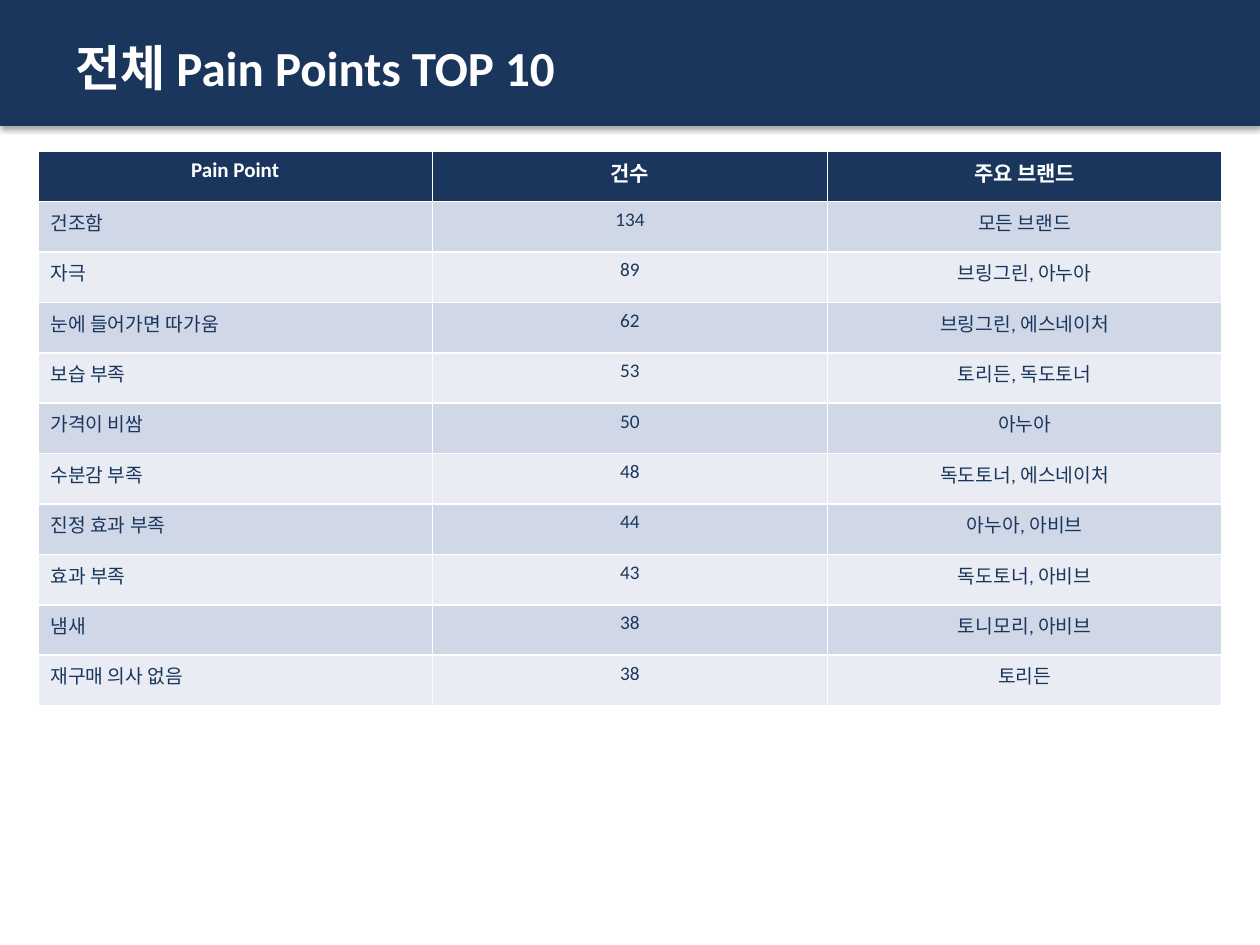
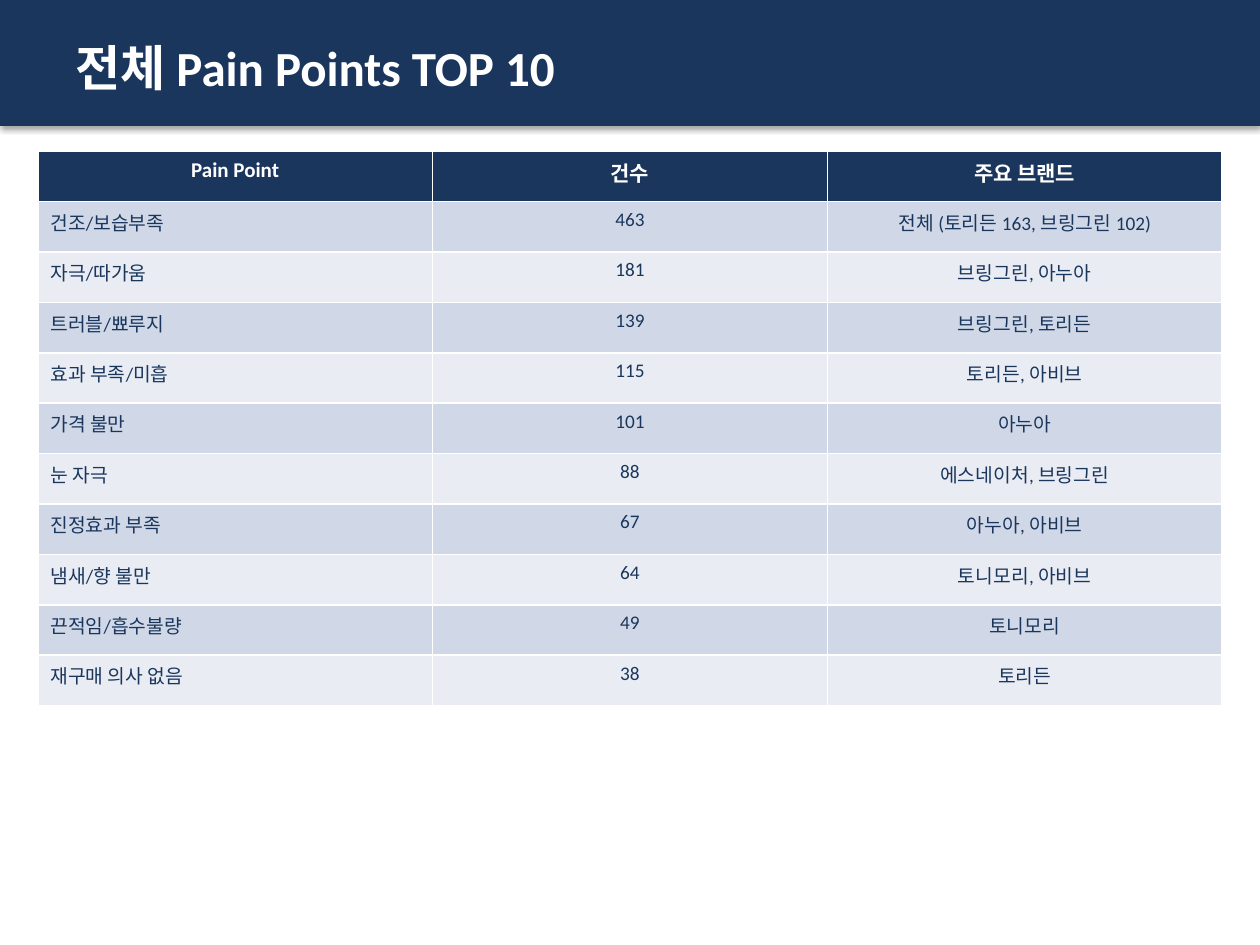
Before and after one commit to leeyoonsun53/review_analysis, a slide deck: slide 27 of output/토너_리뷰분석_리포트.pptx. Drawn at 1260x945 pixels with LibreOffice and Linux fonts; fonts in the diff are those of the drawing. Boxes give left, top, right and bottom in pixels: in the first picture for what was removed or moved away, otherwise in the second. Text is boxed around its words. In the diff, an @@ line names an element or a change of style, - is before the commit and + after.

```diff
--- a/output/토너_리뷰분석_리포트.pptx
+++ b/output/토너_리뷰분석_리포트.pptx
@@ table at (x1=38, y1=151, x2=1221, y2=706) @@
-row 2: 건조함 | 134 | 모든 브랜드
+row 2: 건조/보습부족 | 463 | 전체 (토리든 163, 브링그린 102)
-row 3, column 1: 자극
+row 3, column 1: 자극/따가움
-row 3, column 2: 89
+row 3, column 2: 181
-row 4: 눈에 들어가면 따가움 | 62 | 브링그린, 에스네이처
+row 4: 트러블/뾰루지 | 139 | 브링그린, 토리든
-row 5: 보습 부족 | 53 | 토리든, 독도토너
+row 5: 효과 부족/미흡 | 115 | 토리든, 아비브
-row 6, column 1: 가격이 비쌈
+row 6, column 1: 가격 불만
-row 6, column 2: 50
+row 6, column 2: 101
-row 7: 수분감 부족 | 48 | 독도토너, 에스네이처
+row 7: 눈 자극 | 88 | 에스네이처, 브링그린
-row 8, column 1: 진정 효과 부족
+row 8, column 1: 진정효과 부족
-row 8, column 2: 44
+row 8, column 2: 67
-row 9: 효과 부족 | 43 | 독도토너, 아비브
+row 9: 냄새/향 불만 | 64 | 토니모리, 아비브
-row 10: 냄새 | 38 | 토니모리, 아비브
+row 10: 끈적임/흡수불량 | 49 | 토니모리
```
Also in this commit, not shown: 11 other slides changed, 1 other file.
